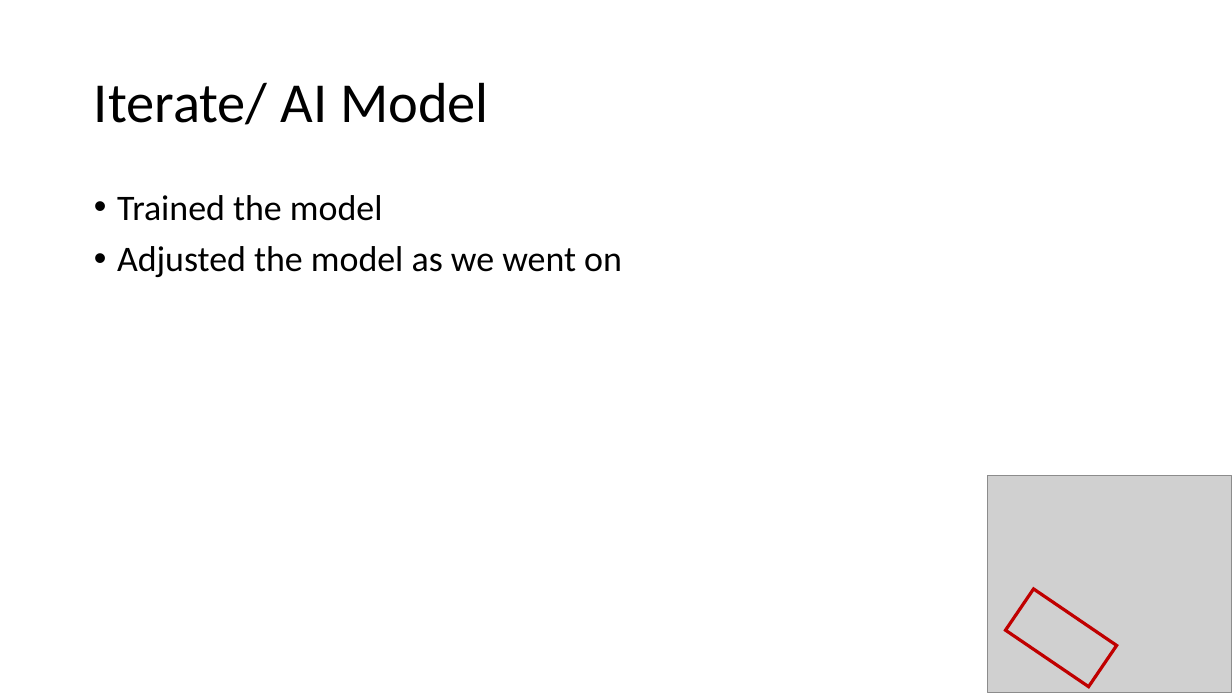
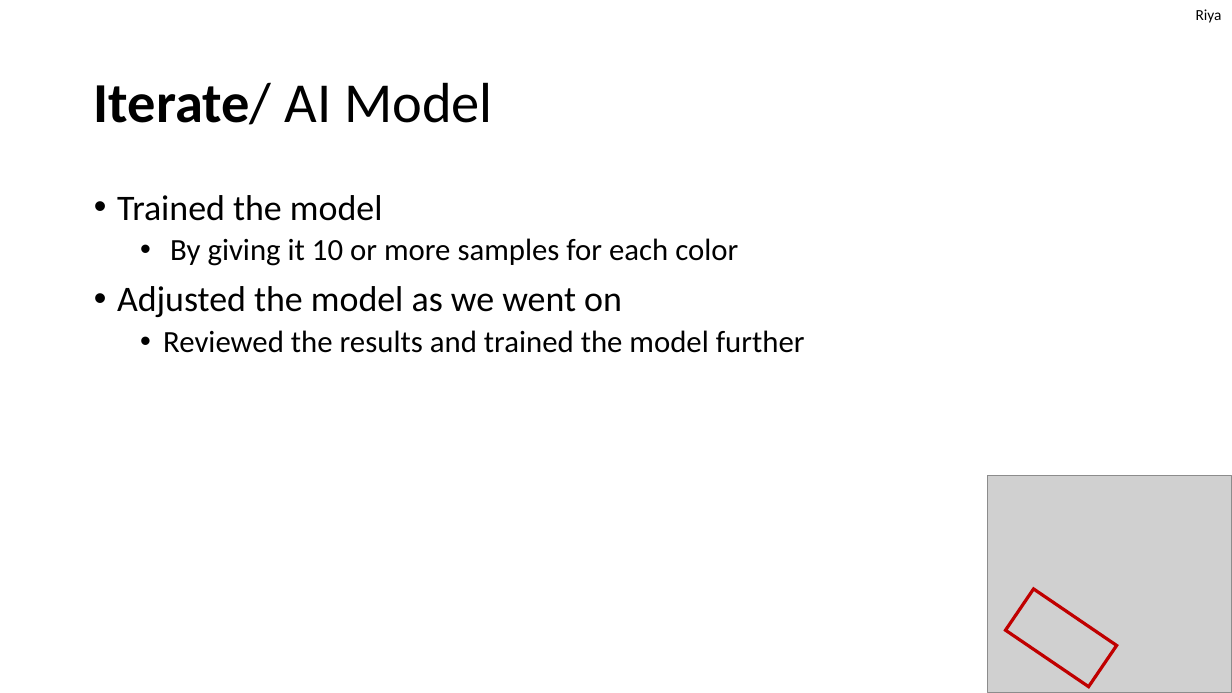
Before and after one commit to LegoRisingStars/Challenge2025, a slide deck: slide 12 of Unearthed Innovation Project - Rising Stars.pptx (slide 11 before the commit). Drawn at 1232x693 pixels with LibreOffice and Linux fonts; fonts in the diff are those of the drawing; grey boxes stand for pictures. Boxes give left, top, right and bottom in pixels: in the first picture for what was removed or moved away, otherwise in the second. Text is boxed around its words. In the diff, an @@ line names an element or a change of style, - is before the commit and + after.

```diff
--- a/Unearthed Innovation Project - Rising Stars.pptx
+++ b/Unearthed Innovation Project - Rising Stars.pptx
@@ text added at box(1196, 9, 1222, 23), 12 pt, text #000000 @@
+Riya
@@ title "Iterate/ AI Model" at box(94, 82, 493, 125): bold on in "Iterate/" @@
@@ text at box(170, 238, 738, 266): paragraph added @@
+  • By giving it 10 or more samples for each color
@@ text at box(163, 330, 805, 353): paragraph added @@
+  • Reviewed the results and trained the model further
```
Also in this commit, not shown: 12 other slides changed, 3 slides added, 1 slide removed, 2 other files.
